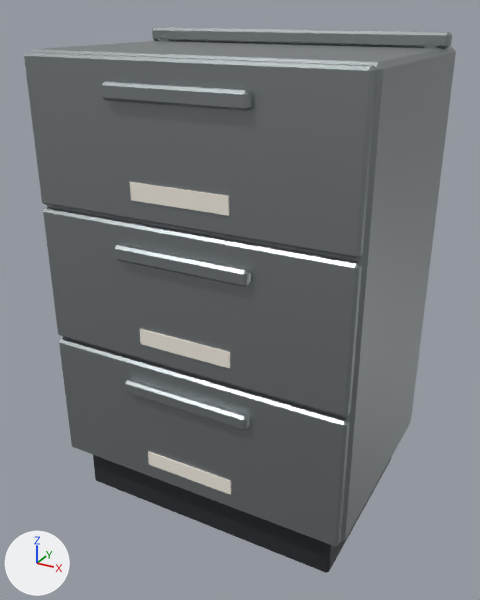
An edit to the glTF model assets/models/treatment-trolley.glb, drawn before and after from the same camera.
One viewpoint serves both versions: a 50 mm camera at (0.565, -1.042, 0.937) aimed at (0.0, -0.014, 0.422). Lighting does not change. The marker at lower left points along +X, +Y and +Z. The older version comes first. Vertices at exactly the same position are counted once.

Script lines for the objects in view, before the commit:
```python
me_treatment_trolley_graphite = bpy.data.meshes.new('treatment-trolley.graphite')
me_treatment_trolley_graphite.from_pydata(...)  # 24 vertices, 44 faces; spans x -0.27..0.27, y -0.177..0.205, z 0.0..0.107
me_treatment_trolley_graphite.materials.append(mat_graphite)  # dark grey #2b2e33
me_treatment_trolley_metal = bpy.data.meshes.new('treatment-trolley.metal')
me_treatment_trolley_metal.from_pydata(...)  # 336 vertices, 616 faces; spans x -0.3..0.3, y -0.225..0.225, z 0.039..0.9
me_treatment_trolley_metal.materials.append(mat_metal)  # grey #9aa0a2
me_treatment_trolley_paper = bpy.data.meshes.new('treatment-trolley.paper')
me_treatment_trolley_paper.from_pydata(...)  # a box spanning x -0.09..0.09, y -0.213..-0.203, z 0.136..0.165; a box spanning x -0.09..0.09, y -0.213..-0.203, z 0.395..0.424; a box spanning x -0.09..0.09, y -0.213..-0.203, z 0.654..0.684
me_treatment_trolley_paper.materials.append(mat_paper)  # white #f3ece1
ob_treatment_trolley_graphite = bpy.data.objects.new('treatment-trolley.graphite', me_treatment_trolley_graphite)
ob_treatment_trolley_graphite.location = (0.0, 0.0, 0.0)
ob_treatment_trolley_metal = bpy.data.objects.new('treatment-trolley.metal', me_treatment_trolley_metal)
ob_treatment_trolley_metal.location = (0.0, 0.0, 0.0)
ob_treatment_trolley_paper = bpy.data.objects.new('treatment-trolley.paper', me_treatment_trolley_paper)
ob_treatment_trolley_paper.location = (0.0, 0.0, 0.0)
```
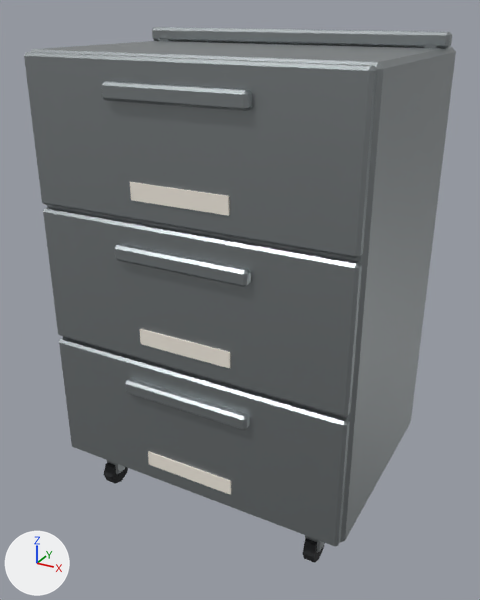
What differs and where, as boxes (x1, y1, x2, y2) in the pictures (480 x 600 px; the box of a moved part takes in the faces that stretch with it):
'treatment-trolley.graphite', deleted
    before: (93, 455, 391, 573)
part 1 of me_treatment_trolley_metal, moved or reshaped (not visible before)
    after: (107, 460, 125, 475)
part 2 of me_treatment_trolley_metal, moved or reshaped (not visible before)
    after: (305, 535, 324, 553)

Patch to the scene script:
```diff
--- a/assets/models/treatment-trolley.glb.py
+++ b/assets/models/treatment-trolley.glb.py
@@ me_treatment_trolley_metal @@
 # used by ob_treatment_trolley_metal; location = (0.0, 0.0, 0.0)
-me_treatment_trolley_metal.from_pydata(...)  # 336 vertices, 616 faces; spans x -0.3..0.3, y -0.225..0.225, z 0.039..0.9
+me_treatment_trolley_metal.from_pydata(...)  # 336 vertices, 616 faces; spans x -0.3..0.3, y -0.225..0.225, z 0.024..0.9
+# me_treatment_trolley_metal part 1: the loose piece of 24 vertices spanning x -0.245..-0.215, y -0.162..-0.133, z 0.039..0.097 is scaled about its middle by (1, 1, 1.36), then moved by (0.0, 0.0, -0.005)
+# me_treatment_trolley_metal part 2: the loose piece of 24 vertices spanning x 0.215..0.245, y -0.162..-0.133, z 0.039..0.097 is scaled about its middle by (1, 1, 1.36), then moved by (0.0, 0.0, -0.005)
+# other edits to the shape of me_treatment_trolley_metal do not show in these pictures
 me_treatment_trolley_metal.materials.append(mat_metal)
@@ ob_treatment_trolley_graphite @@
-ob_treatment_trolley_graphite = bpy.data.objects.new('treatment-trolley.graphite', me_treatment_trolley_graphite)
-ob_treatment_trolley_graphite.location = (0.0, 0.0, 0.0)
```
